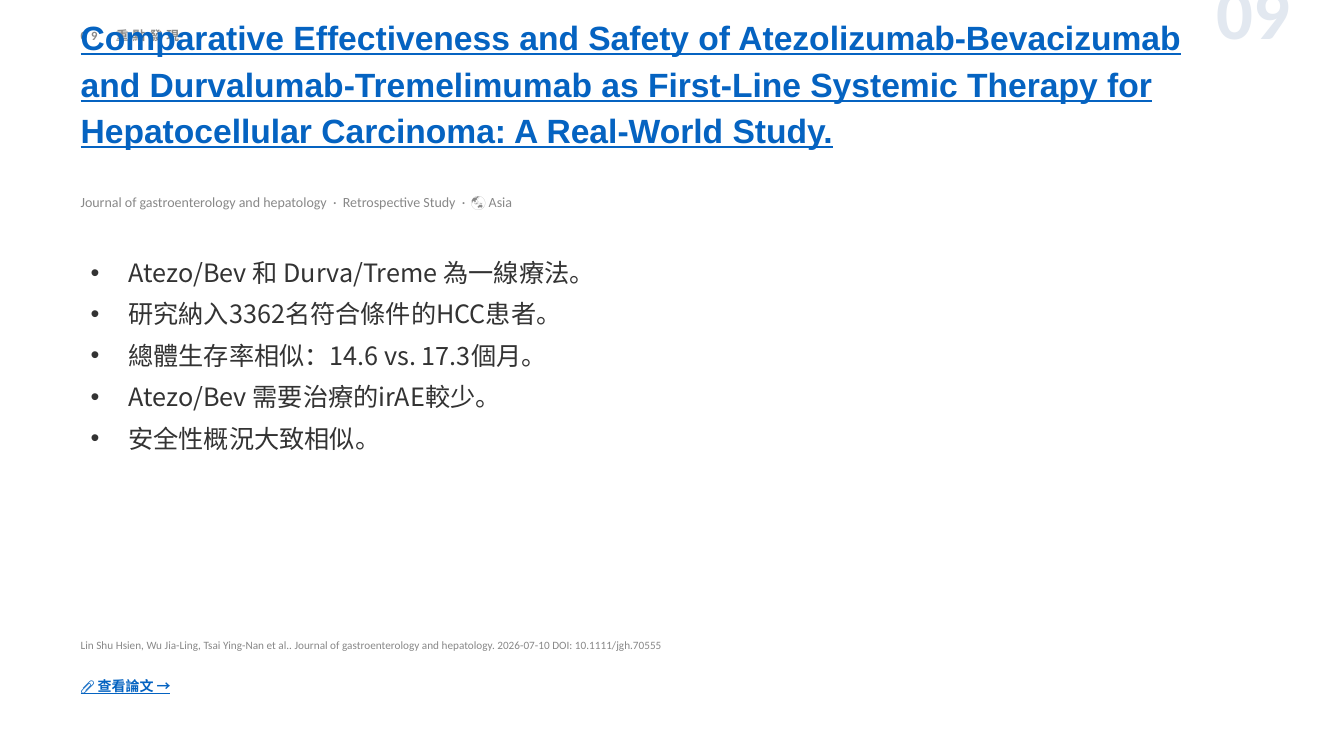
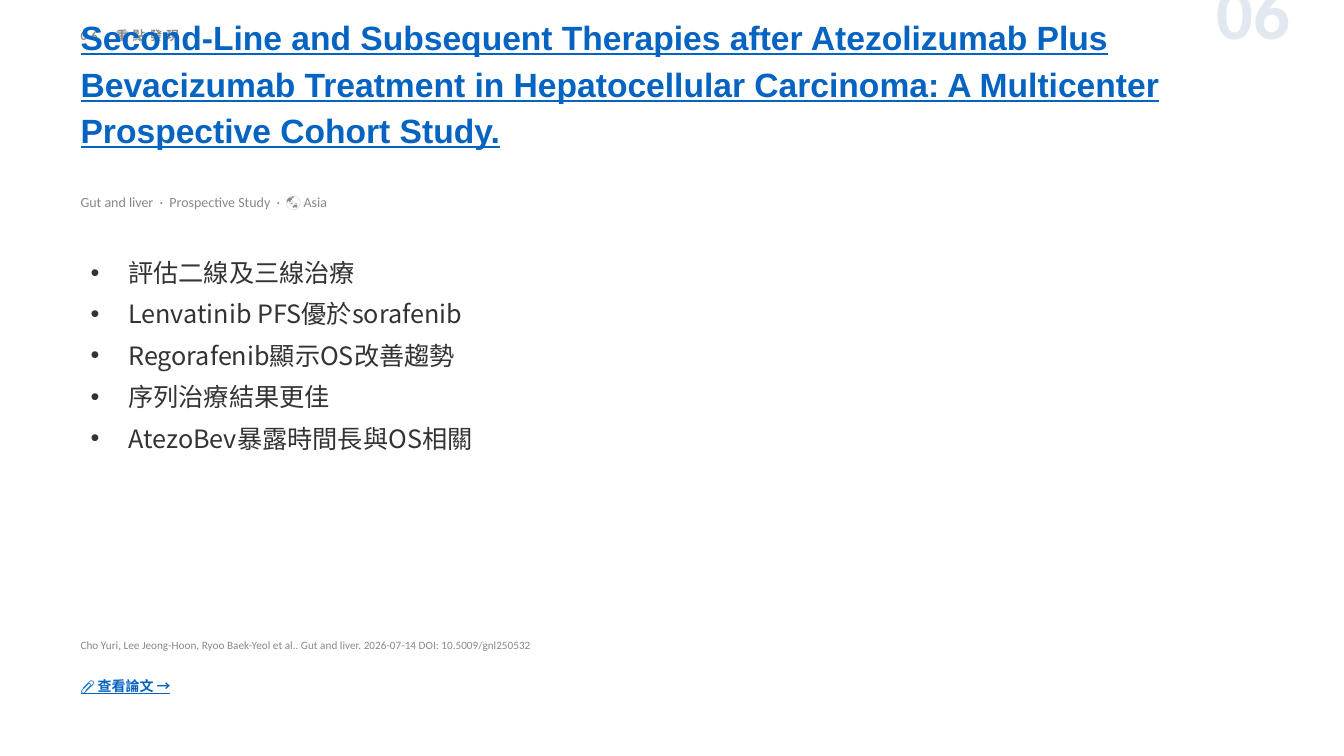
Before and after one commit to jejenhu-maker/hcc-weekly-digest, a slide deck: slide 8 of docs/digest-zh.pptx (slide 11 before the commit). Drawn at 1344x756 pixels with LibreOffice and Linux fonts; fonts in the diff are those of the drawing. Boxes give left, top, right and bottom in pixels: in the first picture for what was removed or moved away, otherwise in the second. Text is boxed around its words. In the diff, an @@ line names an element or a change of style, - is before the commit and + after.

```diff
--- a/docs/digest-zh.pptx
+++ b/docs/digest-zh.pptx
@@ text at [81,27,179,44]: text changed @@
-09 重點發現
+06 重點發現
@@ text at [81,25,1159,150]: text changed @@
-Comparative Effectiveness and Safety of Atezolizumab-Bevacizumab and Durvalumab-Tremelimumab as First-Line Systemic Therapy for Hepatocellular Carcinoma: A Real-World Study.
+Second-Line and Subsequent Therapies after Atezolizumab Plus Bevacizumab Treatment in Hepatocellular Carcinoma: A Multicenter Prospective Cohort Study.
@@ text at [1008,10,1291,10]: text changed @@
-09
+06
@@ text at [81,197,327,209]: text changed @@
-Journal of gastroenterology and hepatology · Retrospective Study · 🌏 Asia
+Gut and liver · Prospective Study · 🌏 Asia
@@ text at [128,261,472,450]: text changed @@
-• Atezo/Bev 和 Durva/Treme 為一線療法。
-• 研究納入3362名符合條件的HCC患者。
-• 總體生存率相似：14.6 vs. 17.3個月。
-• Atezo/Bev 需要治療的irAE較少。
-• 安全性概況大致相似。
+• 評估二線及三線治療
+• Lenvatinib PFS優於sorafenib
+• Regorafenib顯示OS改善趨勢
+• 序列治療結果更佳
+• AtezoBev暴露時間長與OS相關
@@ text at [81,641,530,651]: text changed @@
-Lin Shu Hsien, Wu Jia-Ling, Tsai Ying-Nan et al.. Journal of gastroenterology and hepatology. 2026-07-10 DOI: 10.1111/jgh.70555
+Cho Yuri, Lee Jeong-Hoon, Ryoo Baek-Yeol et al.. Gut and liver. 2026-07-14 DOI: 10.5009/gnl250532
```
Also in this commit, not shown: 11 other slides changed, 2 slides added, 2 slides removed, 2 other files.
